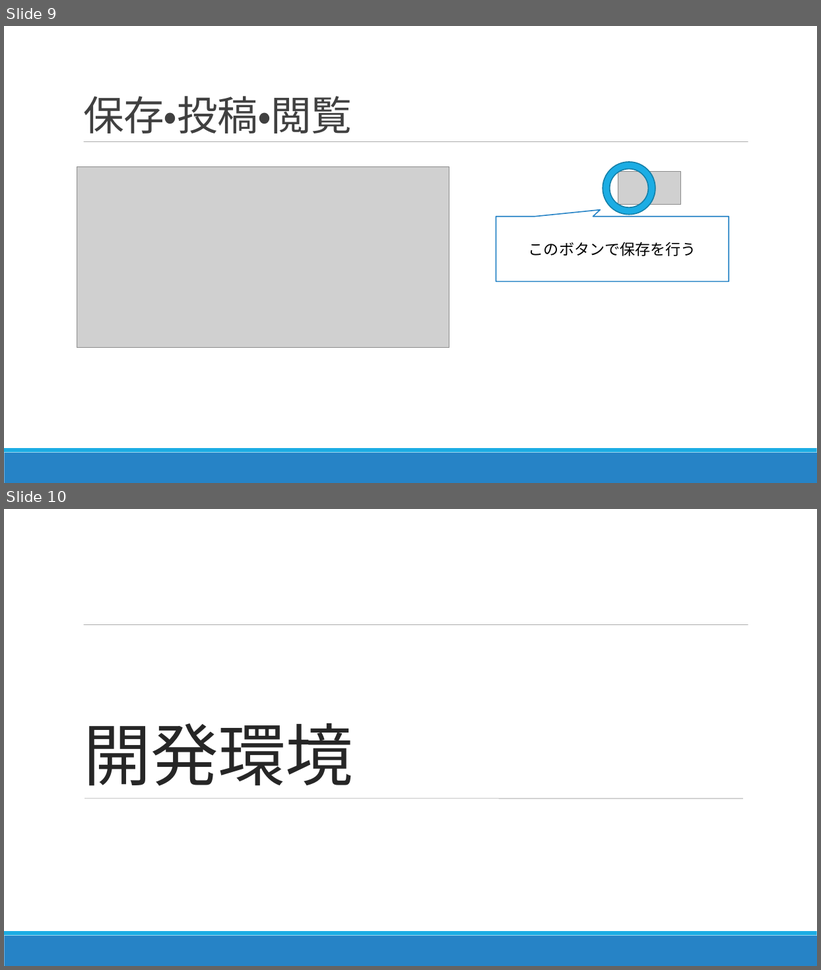
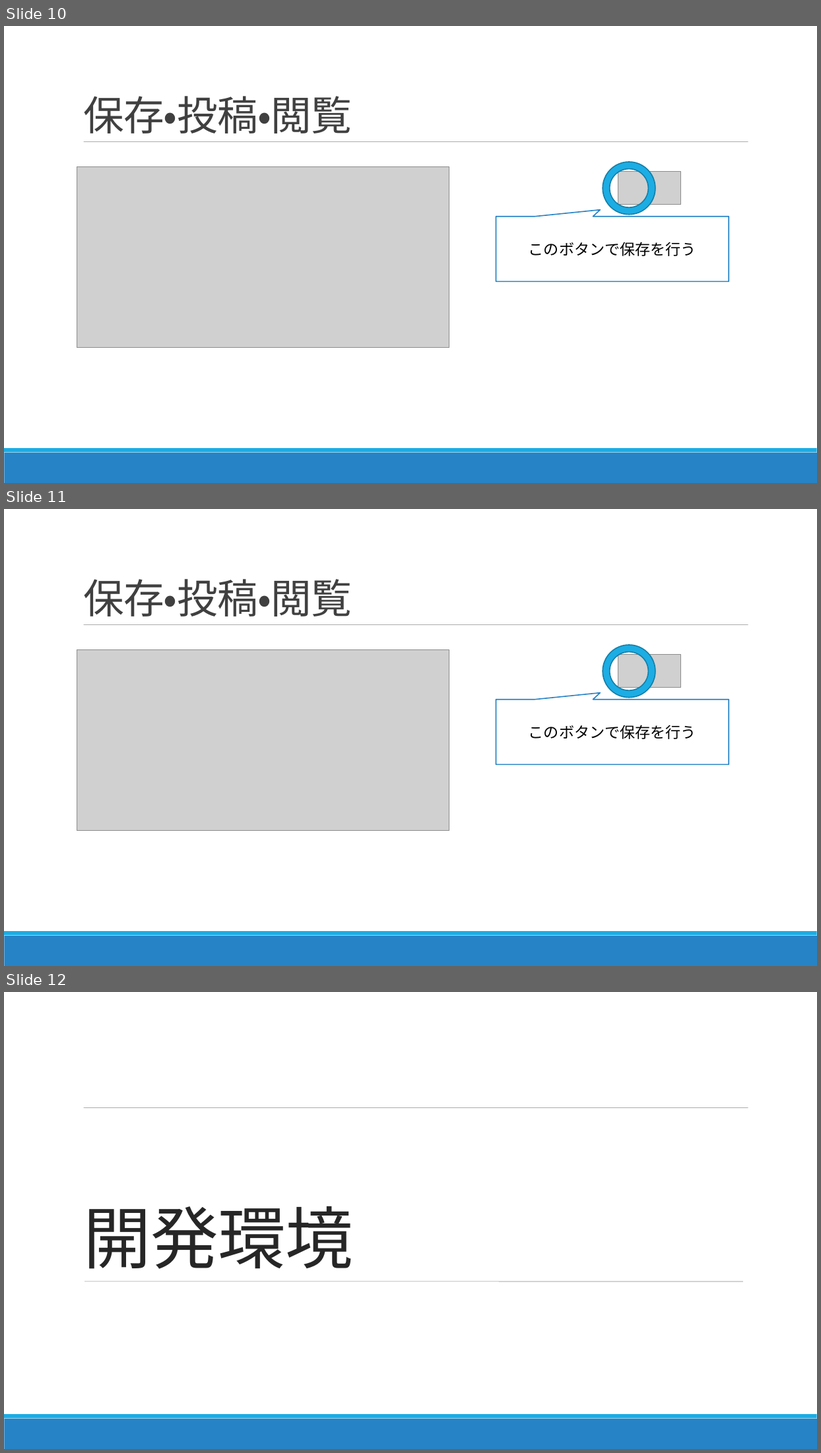
Before and after one commit to exitanz/graph, a slide deck: ゼミ用/99その他/卒研発表用/卒業研究発表資料 パワポ.odp. Shown one above the other, each under a label of ours: slides 9 and 10 before the commit, slides 10, 11 and 12 after it. The pictures are 821x970 and 821x1453 pixels, drawn with LibreOffice and Linux fonts; fonts in the diff are those of the drawing; grey boxes stand for pictures. Boxes give left, top, right and bottom in pixels: in the first picture for what was removed or moved away, otherwise in the second. Text is boxed around its words. In the diff, an @@ line names an element or a change of style, - is before the commit and + after.

```diff
--- a/ゼミ用/99その他/卒研発表用/卒業研究発表資料 パワポ.odp
+++ b/ゼミ用/99その他/卒研発表用/卒業研究発表資料 パワポ.odp
@@ slide 11 added at box(4, 509, 817, 966), background #FFFFFF; not listed: 3 template elements that a slide beside it also shows @@
@@ title added at box(83, 579, 352, 617), 48 pt, text #404040 @@
+保存・投稿・閲覧
@@ donut added at box(603, 645, 655, 698), fill #1CADE4, outline #147FA8 1.25 pt @@
@@ picture added at box(77, 650, 450, 831) @@
@@ picture added at box(618, 655, 680, 688) @@
@@ speech box added at box(496, 700, 729, 765), fill #FFFFFF, outline #2683C6 1.25 pt, 18 pt, text #000000 @@
+このボタンで保存を行う
@@ what was slide 9 is now slide 10 @@
@@ what was slide 10 is now slide 12 @@
```
Also in this commit, not shown: 3 slides changed, 1 other slide added, 3 other files.
